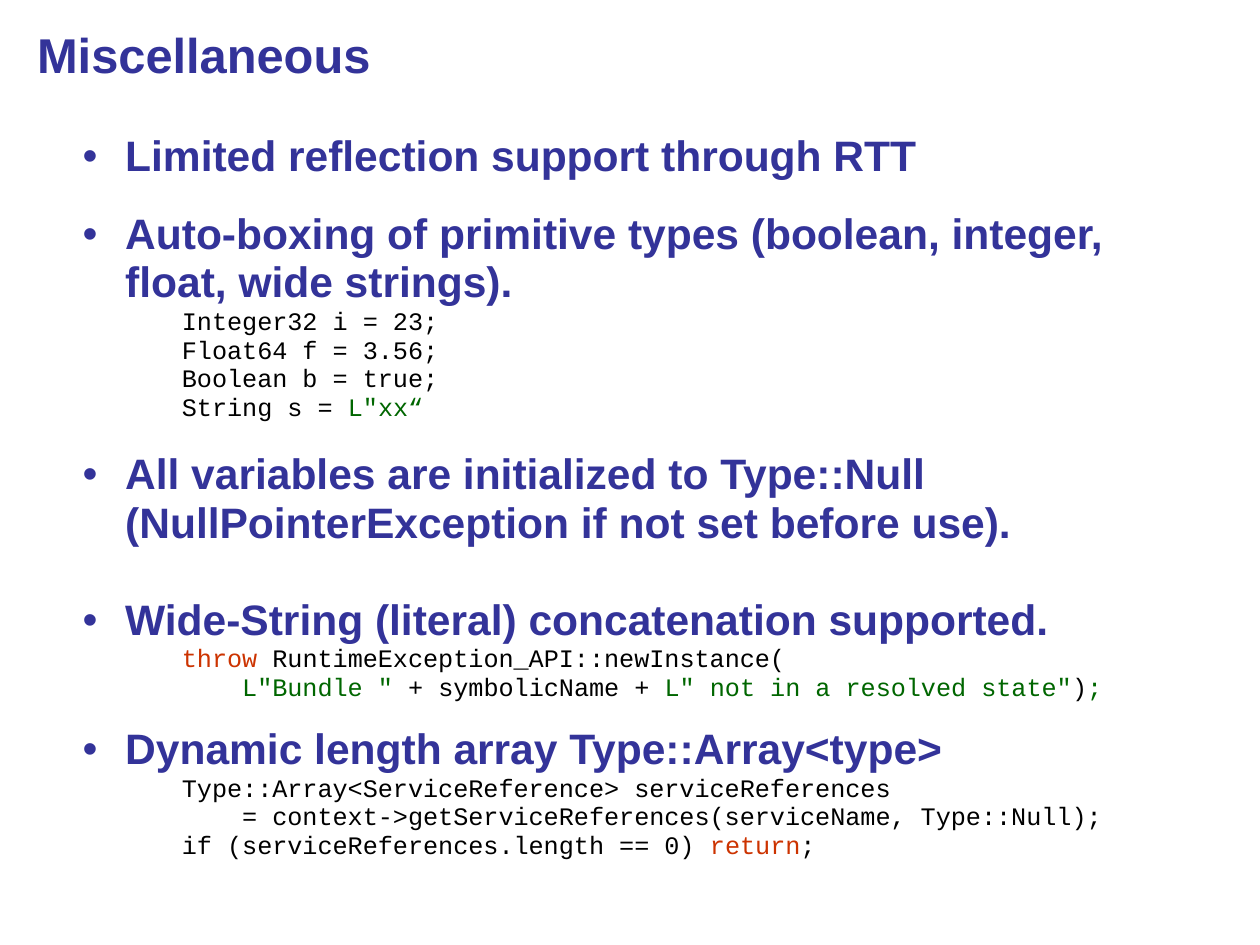
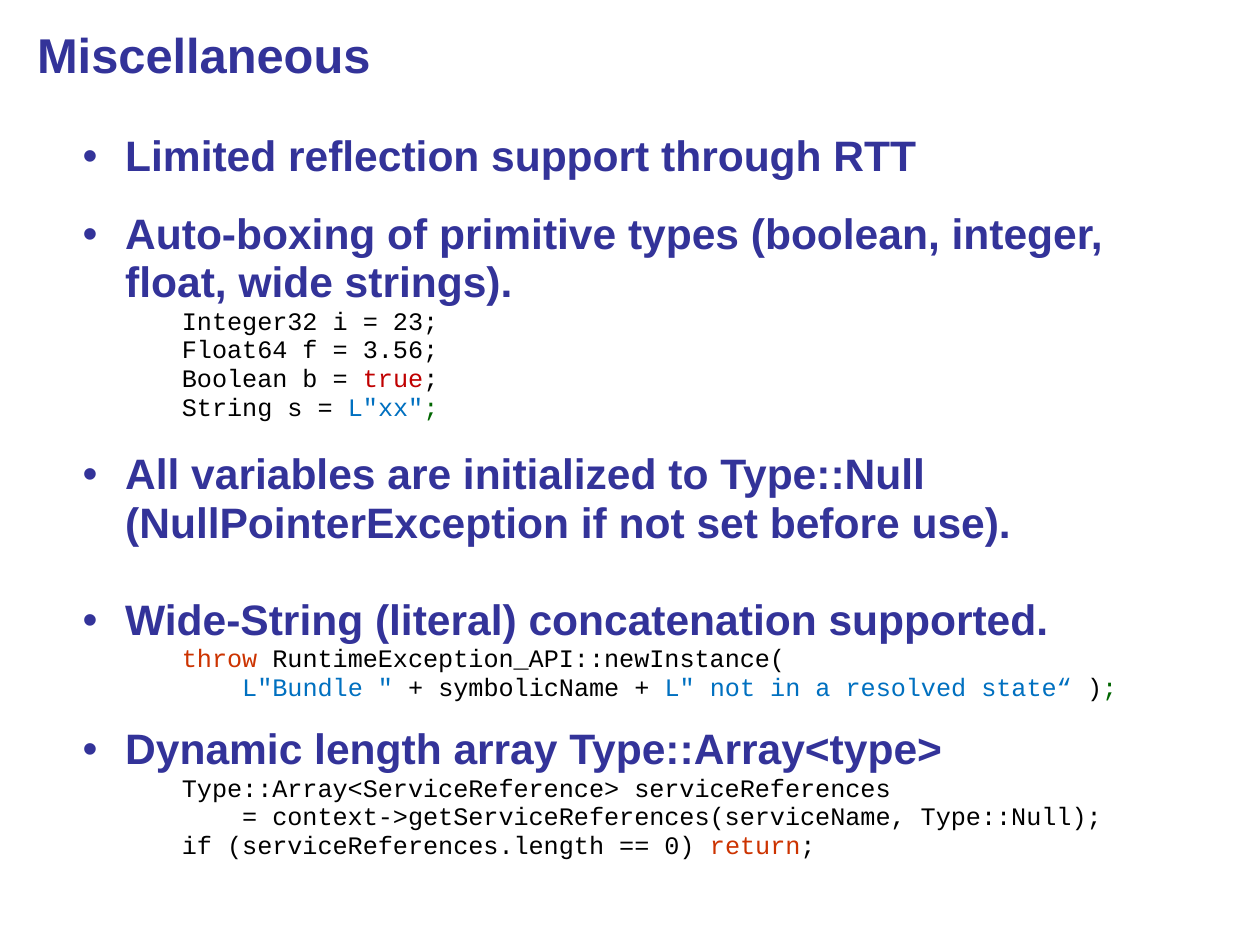
Before and after one commit to javolution/javolution, a slide deck: slide 10 of javolution/src/site/doc/Javolution_Cpp_Overview.ppt. Drawn at 1260x945 pixels with LibreOffice and Linux fonts; fonts in the diff are those of the drawing; background and template pictures are left out. Boxes give left, top, right and bottom in pixels: in the first picture for what was removed or moved away, otherwise in the second. Text is boxed around its words. In the diff, an @@ line names an element or a change of style, - is before the commit and + after.

```diff
--- a/javolution/src/site/doc/Javolution_Cpp_Overview.ppt
+++ b/javolution/src/site/doc/Javolution_Cpp_Overview.ppt
@@ subtitle at (182,369,438,392): text colour #000000 to #C00000 in "true;" @@
@@ subtitle at (182,397,439,422): text changed @@
-    String s = L"xx“
+    String s = L"xx";
@@ subtitle at (242,678,1071,702): text changed; text colour #006600 to #0070C0 @@
-      L"Bundle " + symbolicName + L" not in a resolved state");
+      L"Bundle " + symbolicName + L" not in a resolved state“ );
```
Also in this commit, not shown: 6 other slides changed, 1 other file.
